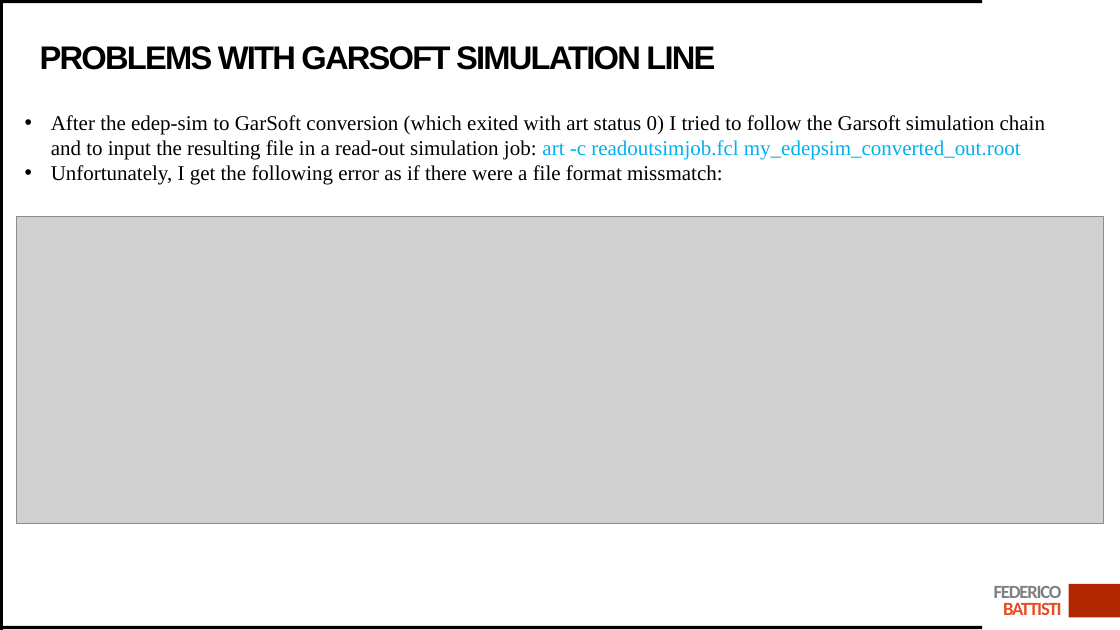
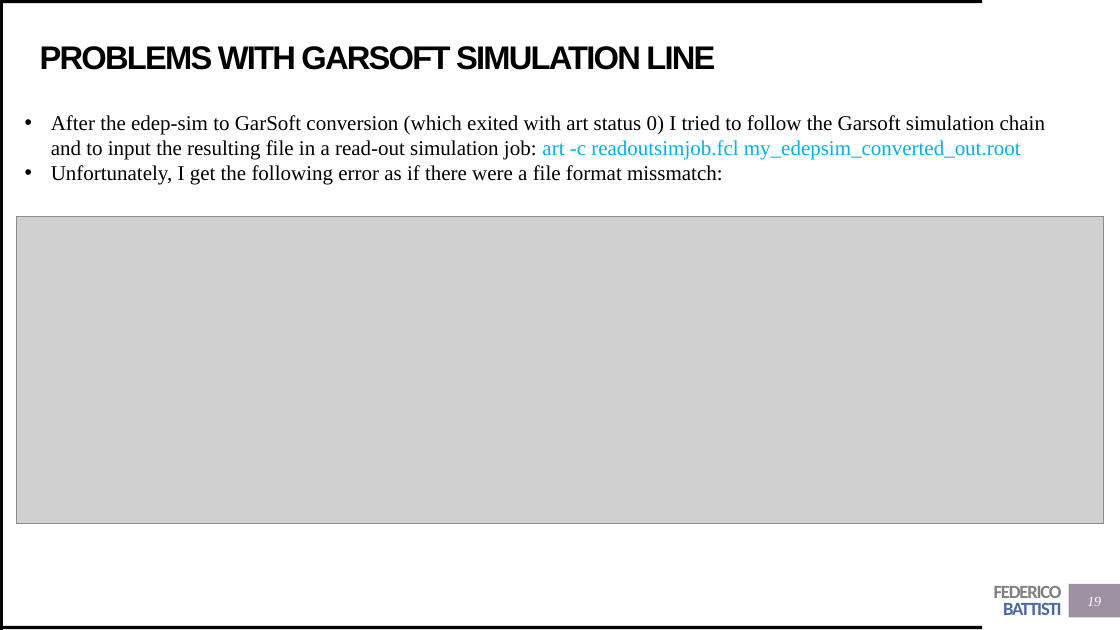
Before and after one commit to Trenchcoat95/OxfordCode, a slide deck: slide 19 of DUNE first presentation.pptx (slide 14 before the commit). Drawn at 1120x630 pixels with LibreOffice and Linux fonts; fonts in the diff are those of the drawing; grey boxes stand for pictures. Boxes give left, top, right and bottom in pixels: in the first picture for what was removed or moved away, otherwise in the second. Text is boxed around its words. In the diff, an @@ line names an element or a change of style, - is before the commit and + after.

```diff
--- a/DUNE first presentation.pptx
+++ b/DUNE first presentation.pptx
@@ text "FEDERICO BATTISTI" at (994, 586, 1062, 615): text colour #E84C22 to #4A66AC in "BATTISTI" @@
@@ rectangle at (1069, 584, 1120, 618): fill #B22600 to #9D90A0 @@
@@ page number added at (1087, 597, 1101, 606), 12 pt, text #FFFFFF, italic @@
+19
```
Also in this commit, not shown: 16 other slides changed, 4 slides added, 8 other files.
